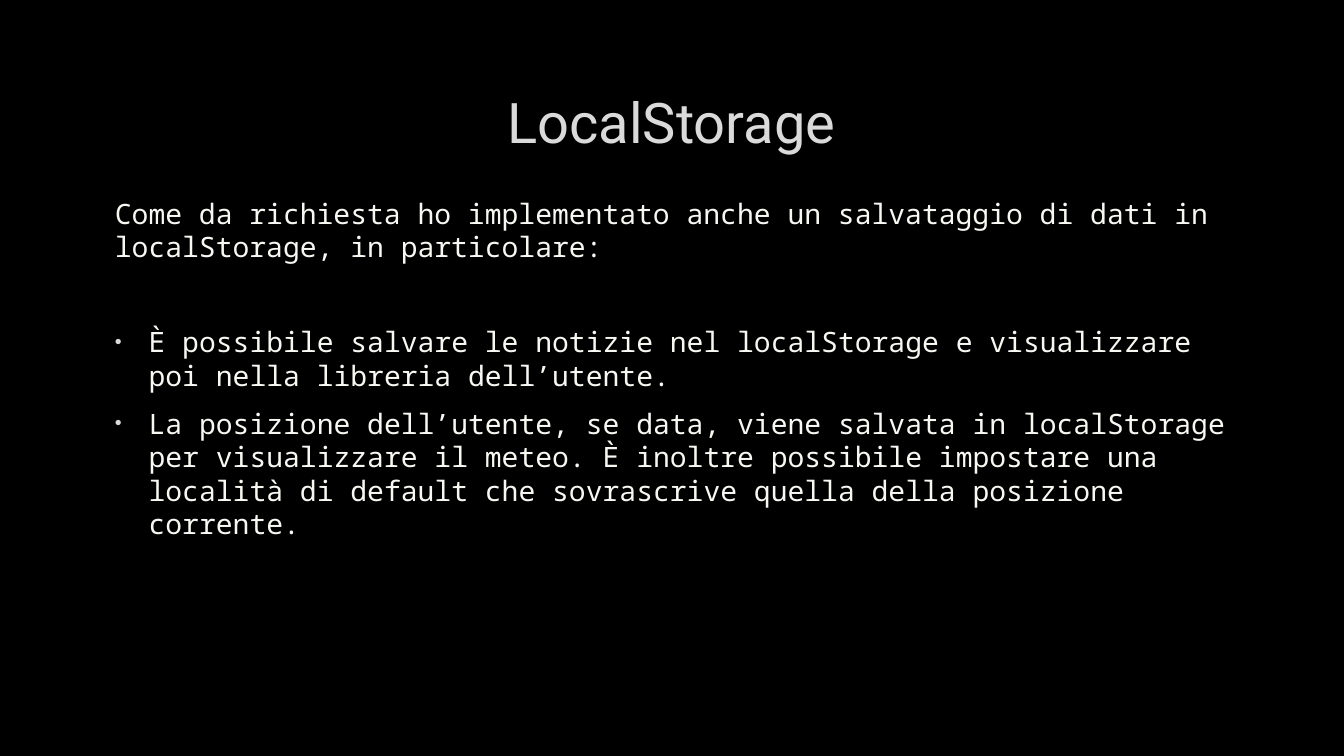
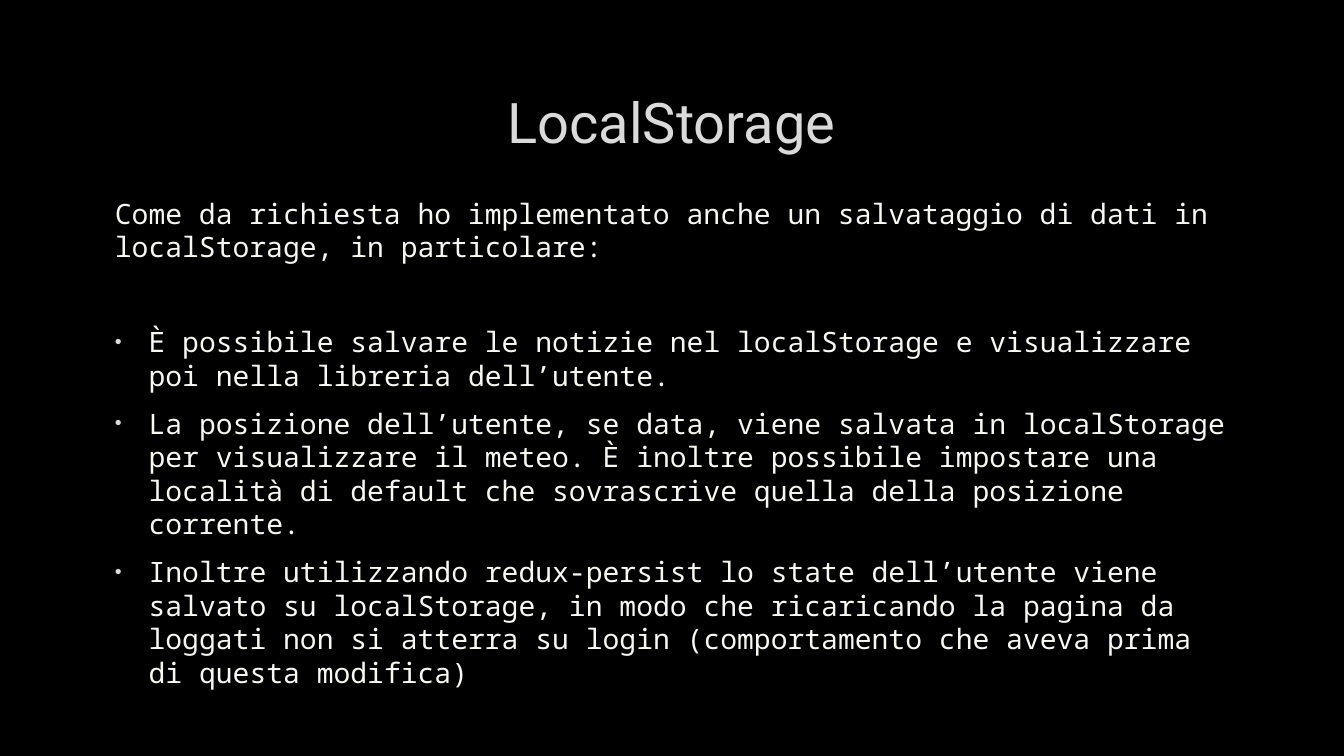
Before and after one commit to mark1yan0/s2i-progetto-finale, a slide deck: slide 4 of Progetto-Finale-Front-End-Markiyan-Kmit.pptx. Drawn at 1344x756 pixels with LibreOffice and Linux fonts; fonts in the diff are those of the drawing; background and template pictures are left out. Boxes give left, top, right and bottom in pixels: in the first picture for what was removed or moved away, otherwise in the second. Text is boxed around its words. In the diff, an @@ line names an element or a change of style, - is before the commit and + after.

```diff
--- a/Progetto-Finale-Front-End-Markiyan-Kmit.pptx
+++ b/Progetto-Finale-Front-End-Markiyan-Kmit.pptx
@@ text at [149,560,1191,656]: paragraph added @@
+• Inoltre utilizzando redux-persist lo state dell’utente viene salvato su localStorage, in modo che ricaricando la pagina da loggati non si atterra su login (comportamento che aveva prima di questa modifica)
```
Also in this commit, not shown: 1 other slide changed, 12 other files.
